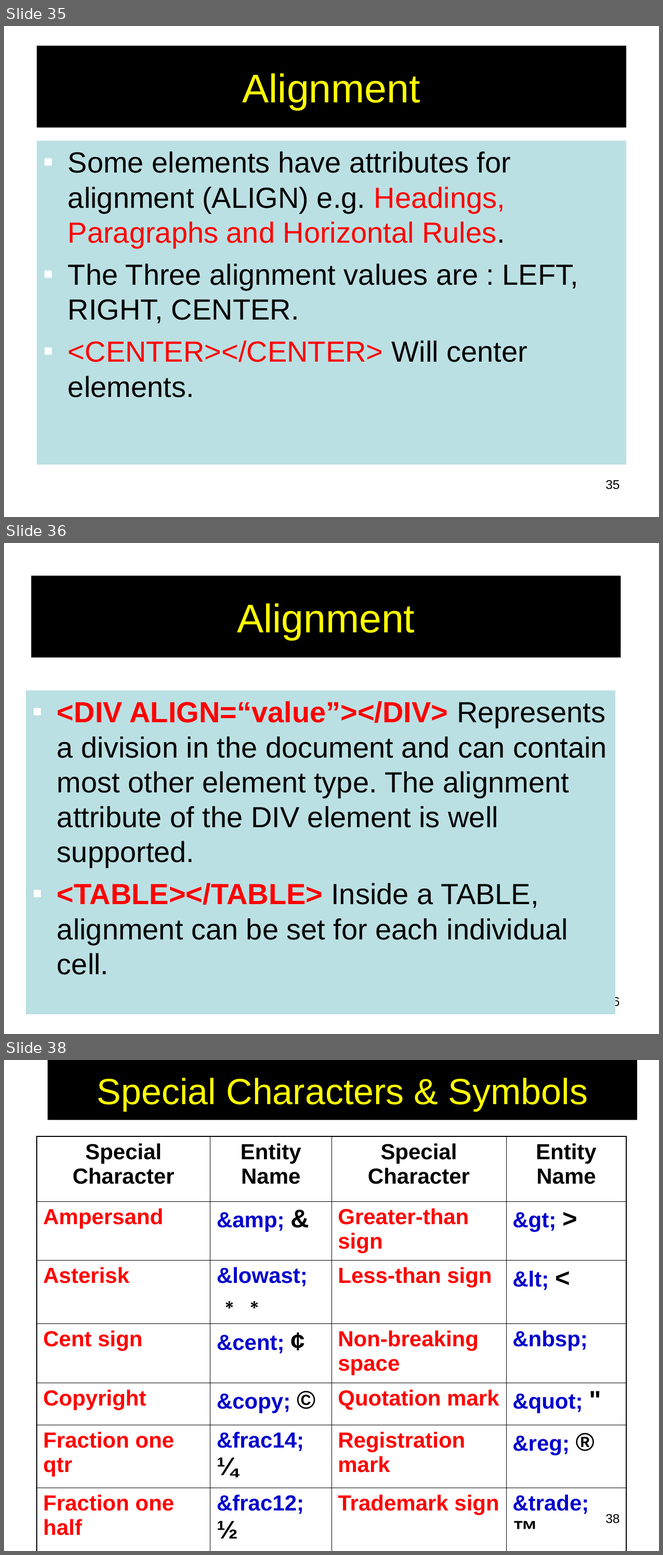
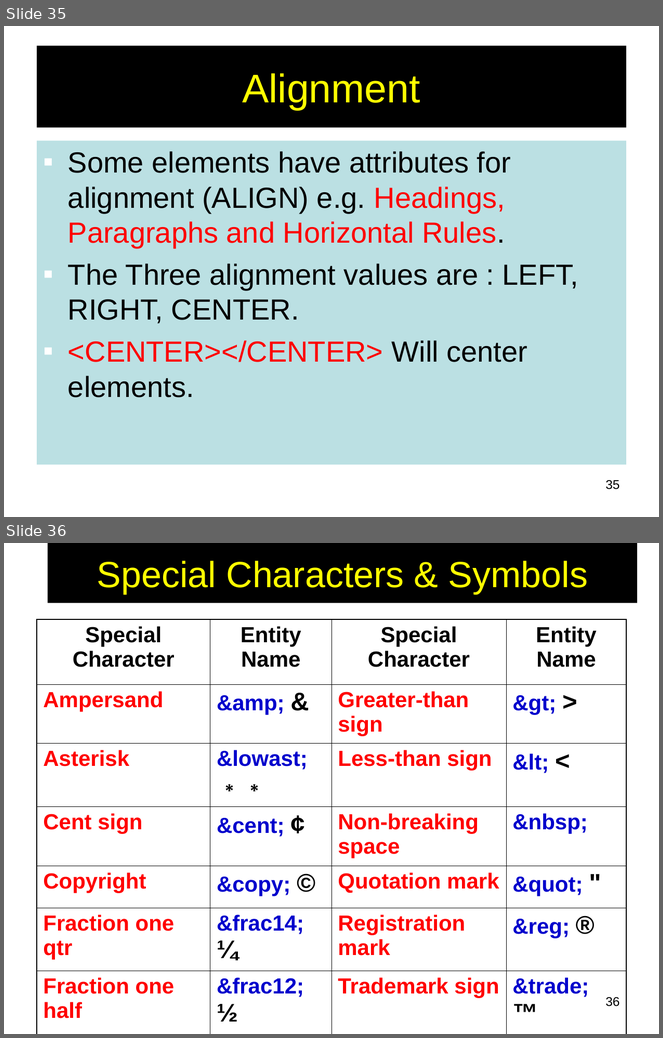
Before and after one commit to engineershoaibakhter/Web-App-Development-Course, a slide deck: notes/html.ppt. Shown one above the other, each under a label of ours: slides 35, 36 and 38 before the commit, slides 35 and 36 after it; the slides between them are not shown. The pictures are 663x1555 and 663x1038 pixels, drawn with LibreOffice and Linux fonts; fonts in the diff are those of the drawing. Boxes give left, top, right and bottom in pixels: in the first picture for what was removed or moved away, otherwise in the second. Text is boxed around its words. In the diff, an @@ line names an element or a change of style, - is before the commit and + after.

Commit message:
learn: Bold, Italics, and other character formatting options

```diff
--- a/notes/html.ppt
+++ b/notes/html.ppt
@@ slide 36 removed at [4, 543, 659, 1034], background #FFFFFF @@
@@ title removed at [32, 576, 621, 657] @@
-Alignment
@@ text removed at [26, 691, 616, 1015] @@
-▪ <DIV ALIGN=“value”></DIV> Represents a division in the document and can contain most other element type. The alignment attribute of the DIV element is well supported.
-▪ <TABLE></TABLE> Inside a TABLE, alignment can be set for each individual cell.
@@ page number removed at [606, 996, 620, 1009] @@
-36
@@ what was slide 38 is now slide 36 @@
@@ page number at [606, 997, 620, 1007]: text changed @@
-38
+36
```
Also in this commit, not shown: 36 slides changed, 1 other slide removed, 1 other file.
